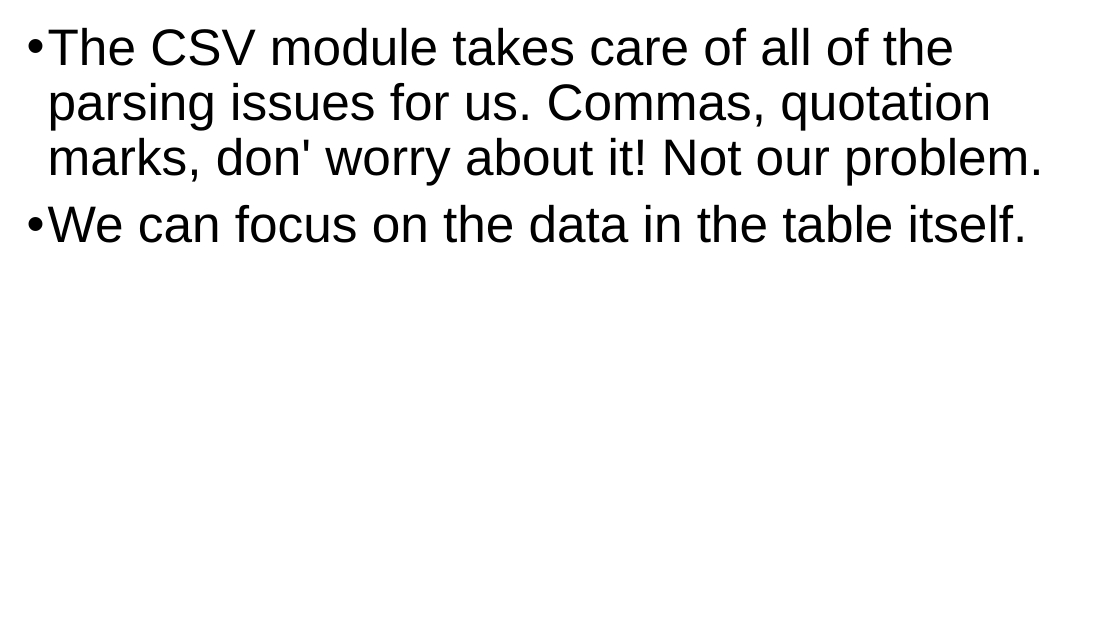
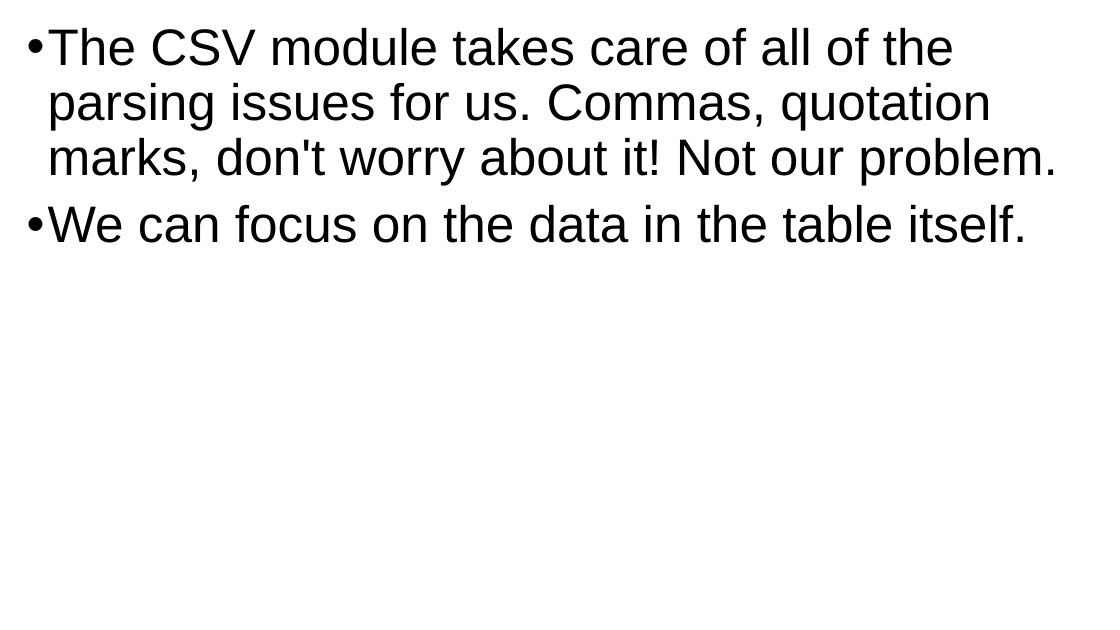
Before and after one commit to grimmelm/ctech404, a slide deck: slide 39 of ctech403/module_3/CTECH403 Module 3 - CSVs.pptx (slide 38 before the commit). Drawn at 1120x630 pixels with LibreOffice and Linux fonts; fonts in the diff are those of the drawing. Boxes give left, top, right and bottom in pixels: in the first picture for what was removed or moved away, otherwise in the second. Text is boxed around its words. In the diff, an @@ line names an element or a change of style, - is before the commit and + after.

Commit message:
Finish CTECH403 module 3

```diff
--- a/ctech403/module_3/CTECH403 Module 3 - CSVs.pptx
+++ b/ctech403/module_3/CTECH403 Module 3 - CSVs.pptx
@@ text at (48, 27, 1058, 185): text changed @@
-• The CSV module takes care of all of the parsing issues for us. Commas, quotation marks, don' worry about it! Not our problem.
+• The CSV module takes care of all of the parsing issues for us. Commas, quotation marks, don't worry about it! Not our problem.
```
Also in this commit, not shown: 7 other slides changed, 10 slides added, 8 slides removed, 9 other files.
